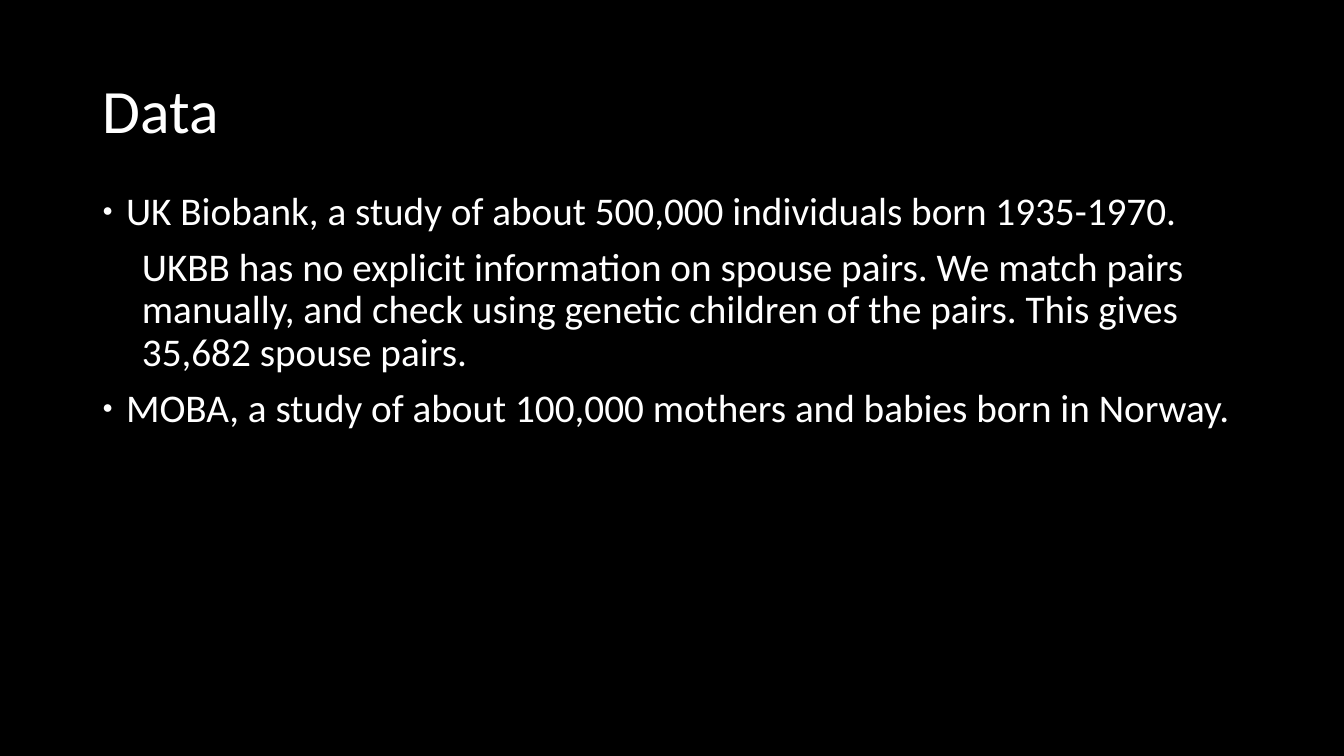
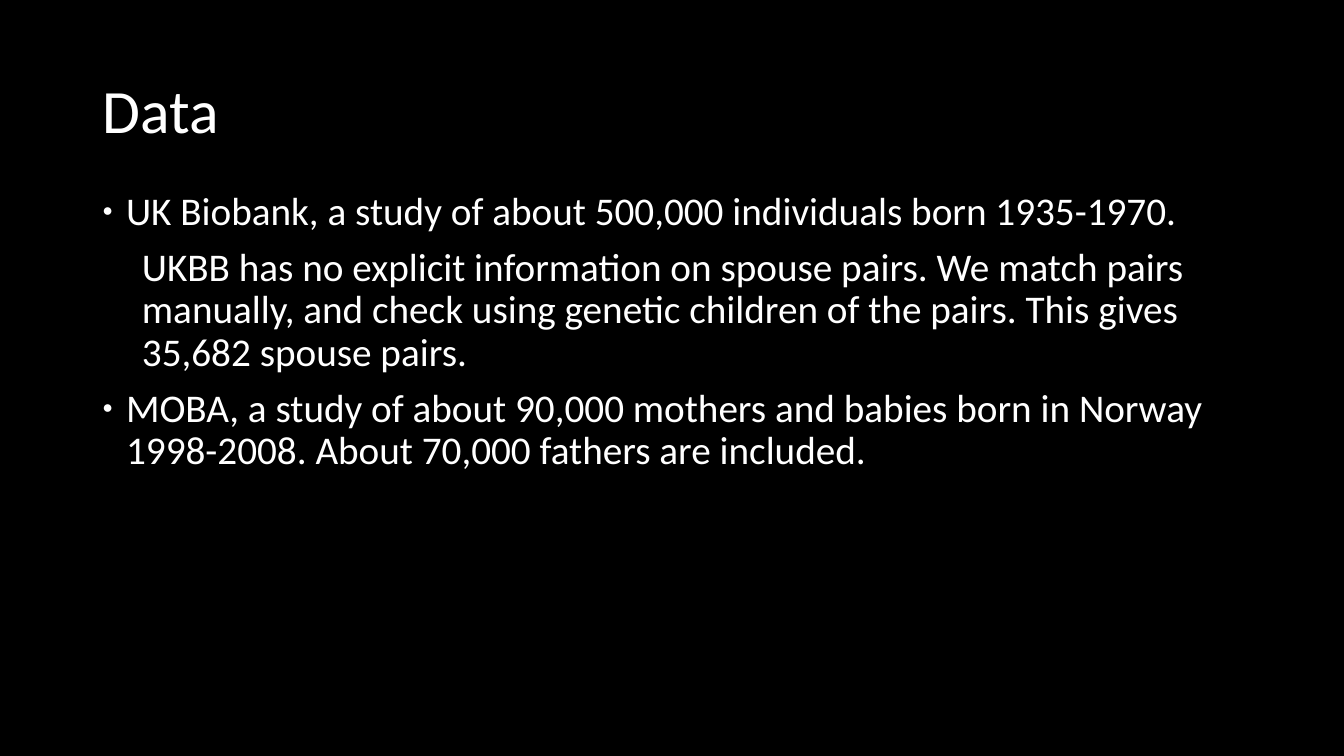
Before and after one commit to hughjonesd/trading-genetics, a slide deck: slide 9 of ESSGM Bologna 2023 presentation.pptx. Drawn at 1344x756 pixels with LibreOffice and Linux fonts; fonts in the diff are those of the drawing. Boxes give left, top, right and bottom in pixels: in the first picture for what was removed or moved away, otherwise in the second. Text is boxed around its words. In the diff, an @@ line names an element or a change of style, - is before the commit and + after.

```diff
--- a/ESSGM Bologna 2023 presentation.pptx
+++ b/ESSGM Bologna 2023 presentation.pptx
@@ text at (126,394,1202,469): text changed @@
-● MOBA, a study of about 100,000 mothers and babies born in Norway.
+● MOBA, a study of about 90,000 mothers and babies born in Norway 1998-2008. About 70,000 fathers are included.
```
Also in this commit, not shown: 14 other slides changed, 4 slides added, 4 slides removed, 1 other file.
